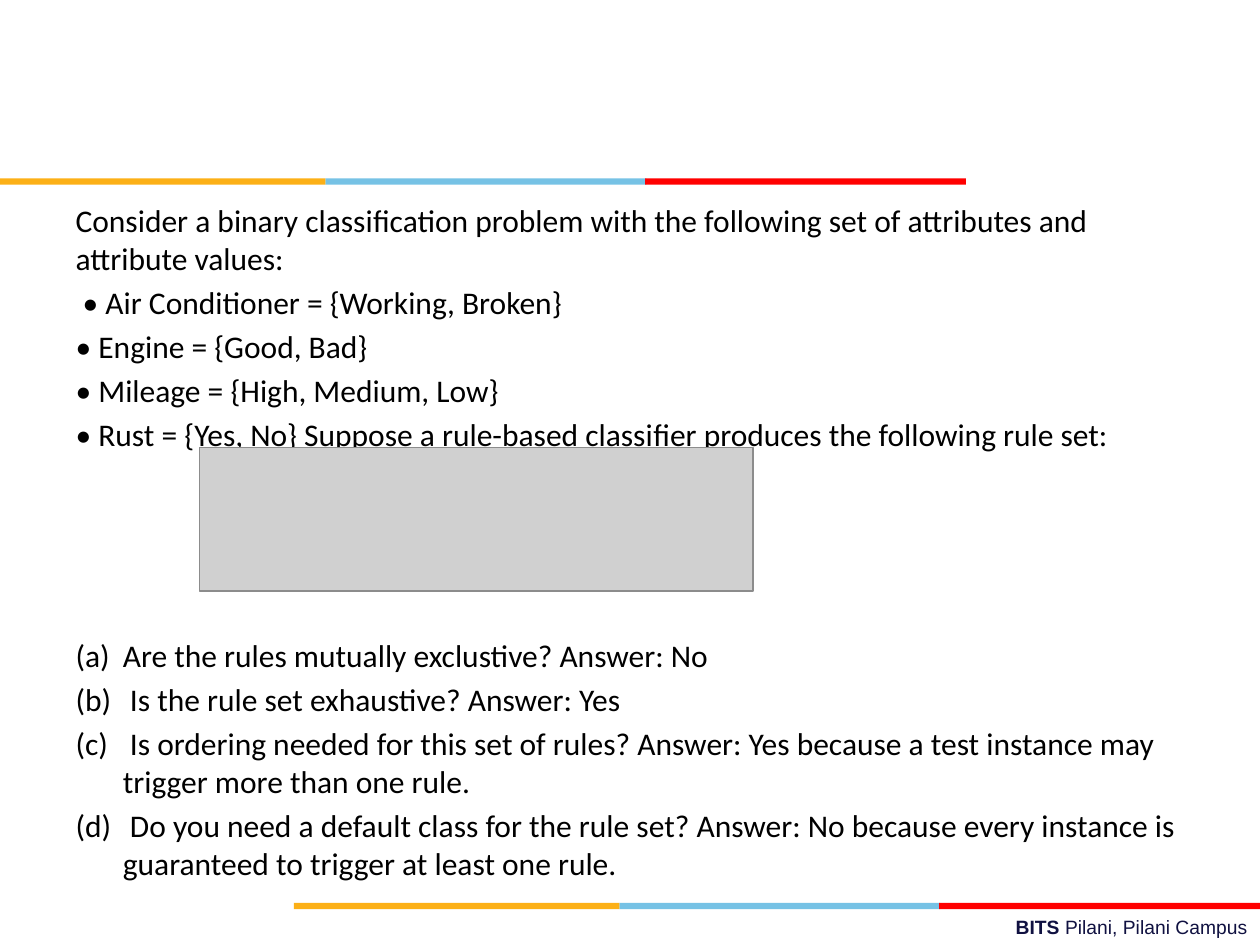
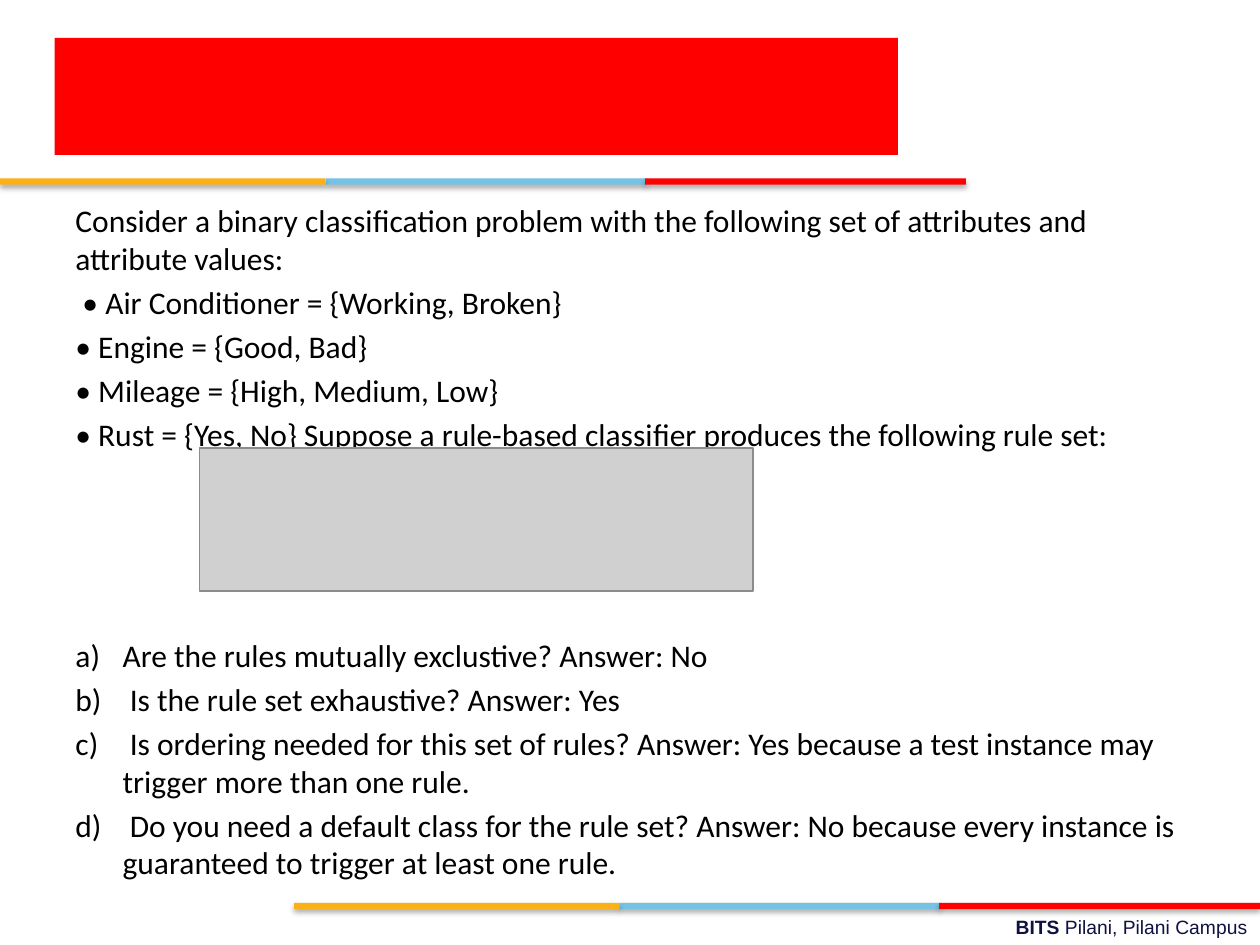
Before and after one commit to ElisonSherton/MTech_DSE, a slide deck: slide 43 of Sem1/DM/lecture_slides/Review session.pptx. Drawn at 1260x945 pixels with LibreOffice and Linux fonts; fonts in the diff are those of the drawing; grey boxes stand for pictures; background and template pictures are left out. Boxes give left, top, right and bottom in pixels: in the first picture for what was removed or moved away, otherwise in the second. Text is boxed around its words. In the diff, an @@ line names an element or a change of style, - is before the commit and + after.

```diff
--- a/Sem1/DM/lecture_slides/Review session.pptx
+++ b/Sem1/DM/lecture_slides/Review session.pptx
@@ rectangle added at box(54, 38, 897, 155), fill #FF0000 @@
@@ shadow on in 6 elements at box(620, 903, 941, 910), box(294, 903, 619, 910), box(939, 903, 1260, 910), box(325, 179, 646, 185), box(0, 179, 325, 185), box(645, 179, 966, 185) @@
@@ text "Consider a binary classiﬁcation problem ..." at box(75, 210, 1174, 842): bullet (a) to a) @@
```
Also in this commit, not shown: 51 other slides changed, 15 other files.
